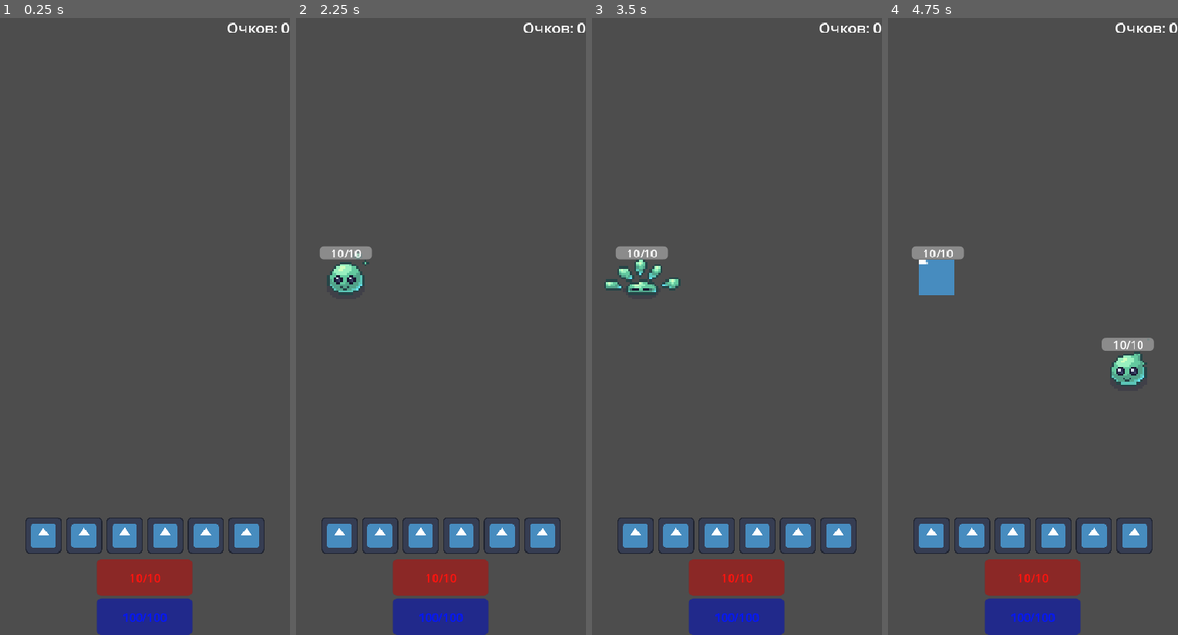
Above: before the commit, frames 1-4 (left to right).
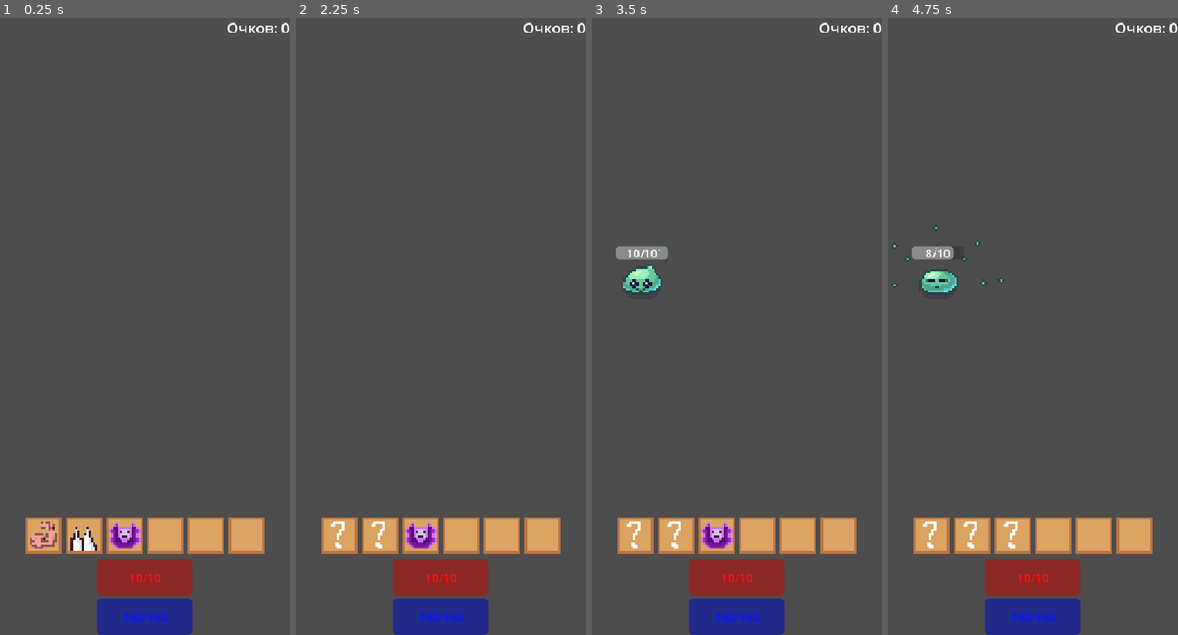
Above: after the commit, the same moments.

Repository: Spirichyels/Crit-or-Quit3
Game: Godot game, scene res://Scenes/Screens/TestScene/test_scene.tscn
The game is run twice, just before and just after one commit, with the same random seed, the same clock (stepped at 60 frames per second) and the same inputs. The engine's default icon, where the game draws it, is replaced by a stand-in: a white triangle on a blue panel in a dark square.
Inputs (mouse positions are in pixels of both pictures, inside the frame that each line leads up to):
- Up to frame 1 (0.25 s): no input
- Up to frame 2 (2.25 s): click (339, 536) at 0.52 s; click (339, 536) at 1.27 s; click (380, 536) at 2.02 s
- Up to frame 3 (3.5 s): click (676, 536) at 2.77 s
- Up to frame 4 (4.75 s): click (1012, 536) at 3.52 s; click (1012, 536) at 4.27 s

The runs differ from the first frame. In frame 1, 4.4% of the frame differs, in the area x 8-92%, y 80-87%; in frame 2, 5.3%; in frame 3, 5.2%; in frame 4, 6.3%, in the area x 1-92%, y 33-87%.
Error before the commit: Invalid call. Nonexistent function 'instantiate' in base 'CompressedTexture2D'. (res://Scenes/UI/SkillsBar/Skill/skill.gd:19)

Commit message:
добавляю типы скилов  23.10.26

Diff:
--- /dev/null
+++ b/Global/Signals.gd
@@ -0,0 +1,4 @@
+extends Node
+
+#сигнал для спосбностей
+signal get_damage_skill(damage)
--- a/Scenes/Entites/Enemie/enemie.gd
+++ b/Scenes/Entites/Enemie/enemie.gd
@@ -28,10 +28,13 @@
 	ATTACK,
 	TIME_BLOCK,
 	DAMAGE,
+	DAMAGE_SKILLS,
 	DEATH,
 	REBORN,
 	INITIAL
 }
+
+
 
 var current_hp = -1:
 	set(value):
@@ -50,7 +53,8 @@
 	set(value):
 		state = value
 		if (id_buttons == 1):
-			print(state)
+			#print(state)
+			pass
 		match state:
 			IDLE:
 				#print(state)
@@ -76,6 +80,10 @@
 			DAMAGE:
 				#damage_state()
 				pass
+			DAMAGE_SKILLS:
+				if not onDeath:
+					damage_skills_state()
+				pass
 			DEATH:
 				if not onDeath:
 					death_state()
@@ -84,7 +92,7 @@
 					fix_state(state)
 				pass
 			REBORN:
-				print("onReady: ", onReady, "onDeath: " ,onDeath)
+				#print("onReady: ", onReady, "onDeath: " ,onDeath)
 				if onReady:
 					reborn_state()
 				else:
@@ -119,7 +127,7 @@
 	onReady = true
 	pass
 func reborn_state():
-	print("reborn_state")
+	#print("reborn_state")
 	onVisible = false
 
 	animated_sprite_2d.stop()
@@ -136,9 +144,12 @@
 	animated_sprite_2d.stop()
 	onDeath = true
 	onVisible = false
+func damage_skills_state():
+	pass
 
 func fix_state(_state):
-	print(state ," не сработал")
+	#print(state ," не сработал")
+	pass
 
 func _ready() -> void:
 	label.text = str(id_buttons)
@@ -169,10 +180,11 @@
 		_stop_block()
 		if !isBlocking:
 			if not onDeath:
-				print(id_buttons,": Нанес урон")
+				#print(id_buttons,": Нанес урон")
 				Global.PLAYER_CURRENT_HP -= 1
 			else:
-				print(id_buttons,": Пытается бить мертвым, но у него ничего не выходит")
+				#print(id_buttons,": Пытается бить мертвым, но у него ничего не выходит")
+				pass
 		isBlocking = false
 
 	pass # Replace with function body.
@@ -196,10 +208,13 @@
 		if state == TIME_BLOCK:
 			isBlocking = true
 			_stop_block()
-			print("Увернулся от ", id_buttons)
+			#print("Увернулся от ", id_buttons)
 		else:
 			current_hp -= 1
 		isBlocking = false
+
+func getDamageSkills(damage):
+	current_hp -= damage
 
 
 func _on_timer_to_attack_timeout() -> void:
--- a/Scenes/Entites/PoleEnimies/PoleEnemies.tscn
+++ b/Scenes/Entites/PoleEnimies/PoleEnemies.tscn
@@ -88,7 +88,7 @@
 id_buttons = 1
 
 [node name="TimerOnAttack" type="Timer" parent="."]
-wait_time = 2.0
+wait_time = 2.9
 autostart = true
 
 [node name="TimerOnDiffculty" type="Timer" parent="."]
--- a/Scenes/Entites/PoleEnimies/pole_enemies.gd
+++ b/Scenes/Entites/PoleEnimies/pole_enemies.gd
@@ -11,20 +11,26 @@
 
 @onready var timer_on_attack: Timer = $TimerOnAttack
 
+@onready var skills_bar: HBoxContainer = $"../SkillsBar"
+
+
 
 var enemies = []
-enum {
+enum ENEMY {
 	IDLE,
 	ATTACK,
 	TIME_BLOCK,
 	DAMAGE,
+	DAMAGE_SKILLS,
 	DEATH,
 	REBORN,
 	INITIAL
 }
 
 
+
 func _ready() -> void:
+	Signals.connect("get_damage_skill", Callable(self, "_getDamageSkills"))
 	enemies.push_front(enemie_9)
 	enemies.push_front(enemie_8)
 	enemies.push_front(enemie_7)
@@ -39,9 +45,13 @@
 	for i in enemies:
 		#print(i.size.x) #размер Enemy
 		i.update_sizes()
-		i.state = INITIAL
+		i.state = ENEMY.INITIAL
 		#print("onDeath: ",i.onDeath)
 
+func _getDamageSkills(damage):
+	print("_getDamageSkills")
+	for enemy in enemies:
+		enemy.getDamageSkills(damage)
 
 func _process(delta: float) -> void:
 	#print(randi_range(0,8))
@@ -55,15 +65,16 @@
 
 
 func _on_timer_on_attack_timeout() -> void:
+	#print(timer_on_attack.wait_time)
 	timer_on_attack.wait_time = randi_range(1,8)
-	print("_on_timer_on_attack_timeout")
+	#print("_on_timer_on_attack_timeout")
 	#enemies[randi_range(0,8)].state = ATTACK
 	var enemy = enemies[randi_range(0,8)]
 	#var enemy = enemies[0]
 
 	if enemy.onDeath:
 		if enemy.onReady:
-			enemy.state = REBORN
+			enemy.state = ENEMY.REBORN
 
 	pass # Replace with function body.
 
--- a/Scenes/Screens/TestScene/score.gd
+++ b/Scenes/Screens/TestScene/score.gd
@@ -5,5 +5,5 @@
 
 func _score_changed():
 	if Global.PLAYER_CURRENT_HP > 0:
-		print("Очков: ", Global.SCORE)
+		#print("Очков: ", Global.SCORE)
 		text = "Очков: "+ str(Global.SCORE)
--- a/Scenes/UI/SkillsBar/Skill/skill.gd
+++ /dev/null
@@ -1,24 +0,0 @@
-extends TextureButton
-@onready var skill: TextureButton = $"."
-var RAB = preload("uid://bm7xaqqy3s5p8")
-var text = preload("res://Assets/SkillsIcons/skills/flamethrower.png")
-
-@export var skill_id = 0
-
-var max_size_x = 50
-var max_size_y = 50
-
-
-func setScale(x):
-	scale.x = x
-	scale.x = x
-
-
-func setTextures(path):
-	#var x = RAB.instantiate()
-	var x = text.instantiate()
-	skill.texture_normal = x
-	pass
-func _on_pressed() -> void:
-	print("Использована способность: ",skill_id)
-	pass # Replace with function body.
--- a/Scenes/UI/SkillsBar/Skill/skill.tscn
+++ /dev/null
@@ -1,20 +0,0 @@
-[gd_scene load_steps=3 format=3 uid="uid://88ms5kpesgqf"]
-
-[ext_resource type="Script" uid="uid://utabxcthspmi" path="res://Scenes/UI/SkillsBar/Skill/skill.gd" id="1_ovgbl"]
-[ext_resource type="Texture2D" uid="uid://w0yl05xq4q8o" path="res://icon.svg" id="1_yq42r"]
-
-[node name="Skill" type="TextureButton"]
-clip_contents = true
-custom_minimum_size = Vector2(50, 50)
-offset_right = 64.0
-offset_bottom = 64.0
-size_flags_horizontal = 3
-size_flags_vertical = 3
-tooltip_text = "Бла бла бла типа описание способности"
-texture_normal = ExtResource("1_yq42r")
-ignore_texture_size = true
-stretch_mode = 5
-script = ExtResource("1_ovgbl")
-
-[connection signal="pressed" from="." to="." method="_on_pressed"]
-[connection signal="resized" from="." to="." method="_on_resized"]
--- /dev/null
+++ b/Scenes/UI/SkillsBar/SkillButton/skill_button.gd
@@ -0,0 +1,100 @@
+extends TextureButton
+var path_texture_pressed  = preload("res://Assets/SkillsIcons/skills/xz.png")
+@onready var timer_cool_down: Timer = $TimerCoolDown
+
+
+@export var skill_id = 0
+
+
+var damage = -1
+var max_size_x = 50
+var max_size_y = 50
+
+var test_x
+
+enum SKILL {
+	PRESSED,
+	ACTIVE,
+	COOLDOWN,
+	READY
+}
+
+var skill_button_state: int = SKILL.READY:
+	set(value):
+		skill_button_state = value
+		match skill_button_state:
+			SKILL.PRESSED:
+				pressed_state()
+				pass
+			SKILL.ACTIVE:
+				active_state()
+				pass
+			SKILL.COOLDOWN:
+				cooldown_state()
+				pass
+			SKILL.READY:
+				ready_state()
+				pass
+
+func pressed_state():
+	pass
+func active_state():
+	Signals.emit_signal("get_damage_skill", damage)
+	print("damage: ", damage)
+	skill_button_state = SKILL.COOLDOWN
+	pass
+func cooldown_state():
+	test_x = texture_normal
+	texture_normal = path_texture_pressed
+	timer_cool_down.start(5)
+
+	pass
+func ready_state():
+	pass
+
+
+func _ready() -> void:
+
+	#texture_normal = text
+	pass
+
+func getDamageSkill():
+	if skill_button_state == SKILL.ACTIVE:
+		if damage > -1:
+			skill_button_state = SKILL.COOLDOWN
+			return damage
+
+
+
+
+func setScale(x):
+	scale.x = x
+	scale.x = x
+
+func setTextures(path):
+	var xrt = load(path)
+	texture_normal = xrt
+	pass
+
+func setSkill(id):
+	var newSkill = Skills.skills[id]
+	texture_normal = load(newSkill.icon.resource_path)
+	test_x = texture_normal
+	texture_pressed = path_texture_pressed
+	damage = newSkill.value
+	tooltip_text = newSkill.getDescription()
+
+
+
+func _on_pressed() -> void:
+	#print("Использована способность: ",skill_id)
+	if skill_button_state == SKILL.READY:
+		skill_button_state = SKILL.ACTIVE
+
+	pass # Replace with function body.
+
+
+func _on_timer_cool_down_timeout() -> void:
+	texture_normal= test_x
+	skill_button_state = SKILL.READY
+	pass # Replace with function body.
--- /dev/null
+++ b/Scenes/UI/SkillsBar/SkillButton/skill_button.tscn
@@ -0,0 +1,24 @@
+[gd_scene load_steps=3 format=3 uid="uid://88ms5kpesgqf"]
+
+[ext_resource type="Texture2D" uid="uid://mxvnq5gfyl4v" path="res://Assets/SkillsIcons/skills/fon.png" id="1_jjevu"]
+[ext_resource type="Script" uid="uid://utabxcthspmi" path="res://Scenes/UI/SkillsBar/SkillButton/skill_button.gd" id="2_3fm40"]
+
+[node name="Skill" type="TextureButton"]
+clip_contents = true
+custom_minimum_size = Vector2(50, 50)
+offset_right = 64.0
+offset_bottom = 64.0
+size_flags_horizontal = 3
+size_flags_vertical = 3
+tooltip_text = "Бла бла бла типа описание способности"
+texture_normal = ExtResource("1_jjevu")
+ignore_texture_size = true
+stretch_mode = 5
+script = ExtResource("2_3fm40")
+
+[node name="TimerCoolDown" type="Timer" parent="."]
+one_shot = true
+
+[connection signal="pressed" from="." to="." method="_on_pressed"]
+[connection signal="resized" from="." to="." method="_on_resized"]
+[connection signal="timeout" from="TimerCoolDown" to="." method="_on_timer_cool_down_timeout"]
--- a/Scenes/UI/SkillsBar/skills_bar.gd
+++ b/Scenes/UI/SkillsBar/skills_bar.gd
@@ -1,30 +1,35 @@
 extends HBoxContainer
 
-@onready var skill_1: TextureButton = $Skill1
-@onready var skill_2: TextureButton = $Skill2
-@onready var skill_3: TextureButton = $Skill3
-@onready var skill_4: TextureButton = $Skill4
-@onready var skill_5: TextureButton = $Skill5
-@onready var skill_6: TextureButton = $Skill6
+@onready var skill_Button_1: TextureButton = $SkillButton1
+@onready var skill_Button_2: TextureButton = $SkillButton2
+@onready var skill_Button_3: TextureButton = $SkillButton3
+@onready var skill_Button_4: TextureButton = $SkillButton4
+@onready var skill_Button_5: TextureButton = $SkillButton5
+@onready var skill_Button_6: TextureButton = $SkillButton6
 
 
 
 
-var skills = []
+var skills_Button = []
 
 
 func _ready() -> void:
 
-	skills.push_front(skill_6)
-	skills.push_front(skill_5)
-	skills.push_front(skill_4)
-	skills.push_front(skill_3)
-	skills.push_front(skill_2)
-	skills.push_front(skill_1)
+	#skills_Button.push_front(skill_Button_6)
+	#skills_Button.push_front(skill_Button_5)
+	#skills_Button.push_front(skill_Button_4)
+	skills_Button.push_front(skill_Button_3)
+	skills_Button.push_front(skill_Button_2)
+	skills_Button.push_front(skill_Button_1)
 
 	await get_tree().process_frame
-	skills[0].setTextures(skills[0])
-	for i in skills:
+	#print(Skills.skills[0].icon.resource_path)
+
+	skills_Button[0].setSkill(0)
+	skills_Button[1].setSkill(1)
+	skills_Button[2].setSkill(2)
+
+	for i in skills_Button:
 		#print(i.size.x) #размер Enemy
 		pass
 
--- a/Scenes/UI/SkillsBar/skills_bar.tscn
+++ b/Scenes/UI/SkillsBar/skills_bar.tscn
@@ -2,7 +2,7 @@
 
 [ext_resource type="PackedScene" uid="uid://cf7owwxm233vb" path="res://Scenes/Entites/null_1.tscn" id="1_1mks6"]
 [ext_resource type="Script" uid="uid://q8k7s38vd0rh" path="res://Scenes/UI/SkillsBar/skills_bar.gd" id="1_6gike"]
-[ext_resource type="PackedScene" uid="uid://88ms5kpesgqf" path="res://Scenes/UI/SkillsBar/Skill/skill.tscn" id="2_6gike"]
+[ext_resource type="PackedScene" uid="uid://88ms5kpesgqf" path="res://Scenes/UI/SkillsBar/SkillButton/skill_button.tscn" id="2_6gike"]
 
 [node name="SkillsBar" type="HBoxContainer"]
 clip_contents = true
@@ -20,27 +20,27 @@
 [node name="Null1" parent="." instance=ExtResource("1_1mks6")]
 layout_mode = 2
 
-[node name="Skill1" parent="." instance=ExtResource("2_6gike")]
+[node name="SkillButton1" parent="." instance=ExtResource("2_6gike")]
 layout_mode = 2
 skill_id = 1
 
-[node name="Skill2" parent="." instance=ExtResource("2_6gike")]
+[node name="SkillButton2" parent="." instance=ExtResource("2_6gike")]
 layout_mode = 2
 skill_id = 2
 
-[node name="Skill3" parent="." instance=ExtResource("2_6gike")]
+[node name="SkillButton3" parent="." instance=ExtResource("2_6gike")]
 layout_mode = 2
 skill_id = 3
 
-[node name="Skill4" parent="." instance=ExtResource("2_6gike")]
+[node name="SkillButton4" parent="." instance=ExtResource("2_6gike")]
 layout_mode = 2
 skill_id = 4
 
-[node name="Skill5" parent="." instance=ExtResource("2_6gike")]
+[node name="SkillButton5" parent="." instance=ExtResource("2_6gike")]
 layout_mode = 2
 skill_id = 5
 
-[node name="Skill6" parent="." instance=ExtResource("2_6gike")]
+[node name="SkillButton6" parent="." instance=ExtResource("2_6gike")]
 layout_mode = 2
 skill_id = 6
 
--- a/Tres/AbillityCreator.gd
+++ b/Tres/AbillityCreator.gd
@@ -6,12 +6,21 @@
 @export var id: int
 @export var name: String
 @export var level: int = 1
-@export var koef: float
-@export var value: int
+#@export var koef: float
+
 @export var description: String
 @export var description_2: String
 @export var icon: Texture2D
 @export var current_level: int = 1
+
+@export var value: int
+@export var cooldown: float
+@export var type_target: Skills.TYPE_TARGET
+@export var type_damage: Skills.TYPE_DAMAGE
+
+
+
+
 
 func _init() -> void:
 	pass
--- a/Tres/Skills/Skill0.tres
+++ b/Tres/Skills/Skill0.tres
@@ -1,12 +1,14 @@
 [gd_resource type="Resource" script_class="AbilityCreator" load_steps=3 format=3 uid="uid://co88pcn5nawr5"]
 
-[ext_resource type="Texture2D" uid="uid://bkrinm8skmiqk" path="res://Assets/SkillsIcons/skills/flamethrower.png" id="1_i5fvk"]
+[ext_resource type="Texture2D" uid="uid://bx5pnwpj1g230" path="res://Assets/SkillsIcons/skills/biceps.png" id="1_i5fvk"]
 [ext_resource type="Script" uid="uid://rtjqfg1xauxn" path="res://Tres/AbillityCreator.gd" id="1_ihlqw"]
 
 [resource]
 script = ExtResource("1_ihlqw")
 name = "Fire_Storm"
-value = 20
 description = "Ну типа огненный удар"
 icon = ExtResource("1_i5fvk")
+value = 10
+cooldown = 15.0
+type_damage = 1
 metadata/_custom_type_script = "uid://rtjqfg1xauxn"
--- a/Tres/Skills/Skill1.tres
+++ b/Tres/Skills/Skill1.tres
@@ -9,4 +9,7 @@
 name = "Ice_Storm"
 description = "Ну типа вжух и льда много"
 icon = ExtResource("1_wfaee")
+value = 15
+cooldown = 9.0
+type_target = 1
 metadata/_custom_type_script = "uid://rtjqfg1xauxn"
--- /dev/null
+++ b/Tres/Skills/Skill2.tres
@@ -0,0 +1,17 @@
+[gd_resource type="Resource" script_class="AbilityCreator" load_steps=3 format=3 uid="uid://4rxfbbxgrge"]
+
+[ext_resource type="Texture2D" uid="uid://djriqhlxtt2h4" path="res://Assets/SkillsIcons/skills/auraofweakness.png" id="1_jcdew"]
+[ext_resource type="Script" uid="uid://rtjqfg1xauxn" path="res://Tres/AbillityCreator.gd" id="2_bl7su"]
+
+[resource]
+script = ExtResource("2_bl7su")
+id = 2
+name = "Heal_Ass"
+description = "Твоя задница нуждается "
+description_2 = "в исцелении"
+icon = ExtResource("1_jcdew")
+value = 2
+cooldown = 20.0
+type_target = 1
+type_damage = 2
+metadata/_custom_type_script = "uid://rtjqfg1xauxn"
--- a/Tres/skills.gd
+++ b/Tres/skills.gd
@@ -2,17 +2,32 @@
 
 var SKILL_0 = preload("uid://co88pcn5nawr5")
 var SKILL_1 = preload("uid://u1t5ddxs2714")
+var SKILL_2 = preload("uid://4rxfbbxgrge")
 
 
 
+enum TYPE_TARGET {
+	MASS_DAMAGE,
+	TARGET_DAMAGE
+}
+
+enum TYPE_DAMAGE {
+	STATIC_DAMAGE,
+	DLITELN_DAMAGE,
+	HEAL
+}
 
 var skills = []
 var COUNT_SKILLS = 0
 
 
 func _ready() -> void:
+	skills.push_front(SKILL_2)
+	skills.push_front(SKILL_1)
 	skills.push_front(SKILL_0)
-	skills.push_front(SKILL_1)
+
+
 
 	for el in skills.size():
-		print(skills[el].id)
+		#print(skills[el].id)
+		pass
--- a/project.godot
+++ b/project.godot
@@ -19,6 +19,7 @@
 
 Global="*res://Global/Global.gd"
 Skills="*res://Tres/skills.gd"
+Signals="*res://Global/Signals.gd"
 
 [display]
 
Not shown, added: Global/Signals.gd.uid
Renamed: Scenes/UI/SkillsBar/Skill/skill.gd.uid -> Scenes/UI/SkillsBar/SkillButton/skill_button.gd.uid
Not shown, added: Scenes/UI/SkillsBar/SkillButton/skill.tscn779553256.tmp
Not shown, added: Scenes/UI/SkillsBar/SkillButton/skill.tscn859772744.tmp
Not shown, added: Scenes/UI/SkillsBar/SkillButton/skill.tscn889335396.tmp
